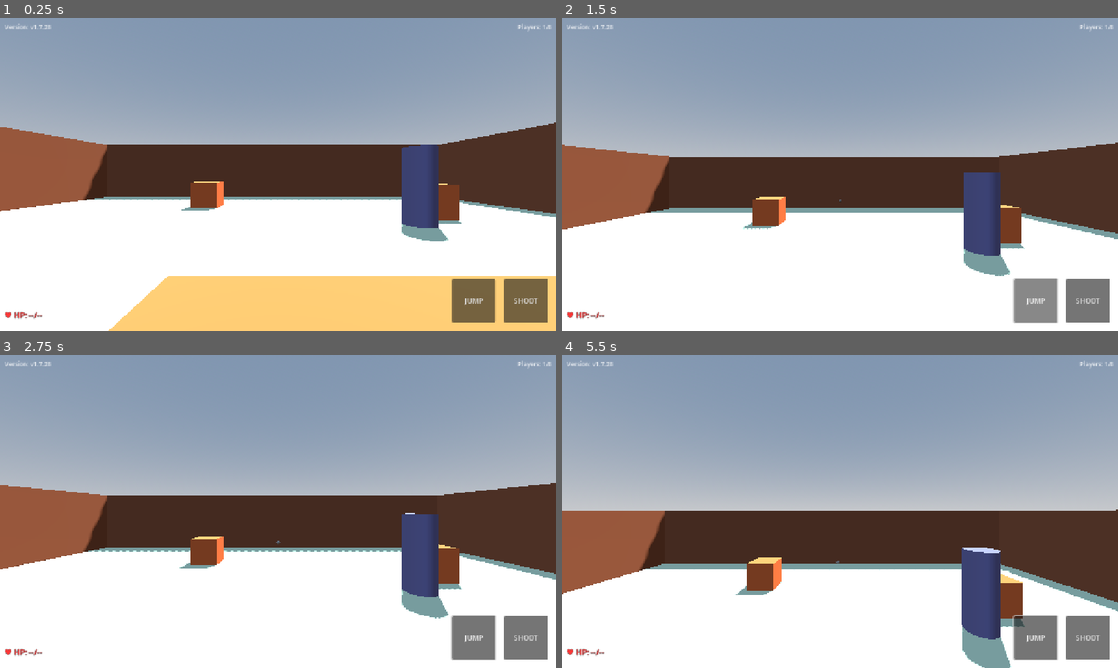
Above: before the commit, frames 1-4 (two rows, left to right).
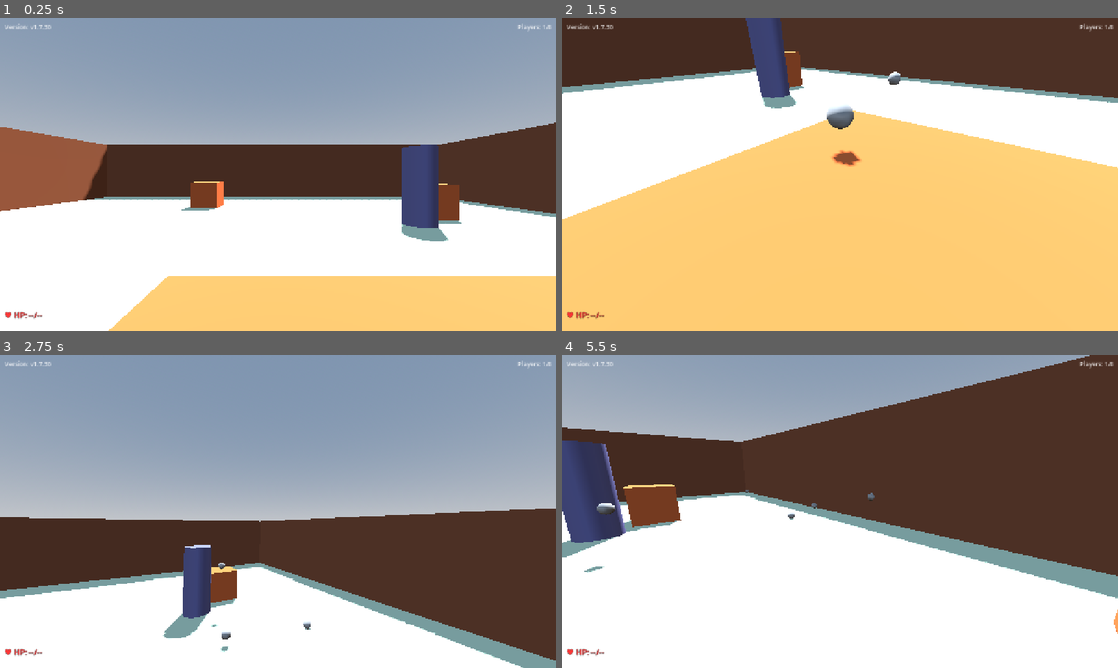
Above: after the commit, the same moments.

Repository: shikiuku/SimpleFPS
Game: Godot game, scene res://scenes/TestLevel.tscn
Same seed, same stepped clock (60 frames per second), same inputs: the game is played once before the commit and once after it. This scene is started directly instead of the project's main scene.
Inputs (mouse positions are in pixels of both pictures, inside the frame that each line leads up to):
- Up to frame 1 (0.25 s): no input
- Up to frame 2 (1.5 s): click (1090, 299) at 0.5 s, where only the run before the commit has a clickable "SHOOT"; click (1034, 299) at 1.25 s, where only the run before the commit has a clickable "JUMP"
- Up to frame 3 (2.75 s): move the mouse to (400, 495) at 2.02 s; hold D (move_right) from 2.03 s (still down); hold Shift (run) from 2.03 s (still down); tap Space (jump) at 2.27, 2.57 s; click (400, 495) at 2.3 s
- Up to frame 4 (5.5 s): release D (move_right) at 2.75 s; release Shift (run) at 2.75 s; drag from (728, 527) to (812, 574) at 2.77 s; move the mouse to (895, 442) at 3.52 s; hold D (move_right) 3.53-4.25 s; hold Space (jump) 3.53-4.25 s; click (895, 442) at 3.67 s; tap Shift (run) at 3.8 s; drag from (812, 574) to (673, 464) at 4.27 s; move the mouse to (1006, 558) at 5.02 s; press the mouse at (1006, 558) at 5.03 s; hold A (move_left) from 5.03 s (still down); tap Space (jump) at 5.27, 5.3 s

The runs differ from the first frame. In frame 1, 2.2% of the frame differs, in the area x 8-99%, y 2-98%; in frame 2, 99%, in the area x 0-100%, y 0-100%; in frame 3, 29%; in frame 4, 54%.

Commit message:
v1.7.30: プレイヤーごとの色分けと視点方向表示機能を追加
- 各プレイヤーに異なる色を自動割り当て（red, blue, green, yellow, magenta, cyan, orange, purple）
- 他プレイヤーの視点方向を黄色い線で視覚的に表示
- 視点の水平・垂直回転を同期
- リモートプレイヤーのみに色付きの視点方向ライン表示

🤖 Generated with [Claude Code](https://claude.ai/code)

Co-Authored-By: Claude <noreply@anthropic.com>

Diff:
--- a/project.godot
+++ b/project.godot
@@ -11,7 +11,7 @@
 [application]
 
 config/name="Simple FPS"
-config/version="1.7.28"
+config/version="1.7.30"
 config/tags=PackedStringArray("3d", "multiplayer", "fps")
 run/main_scene="res://scenes/MainMenu.tscn"
 config/features=PackedStringArray("4.4", "Forward Plus")
--- a/scenes/SimpleFPSPlayer.tscn
+++ b/scenes/SimpleFPSPlayer.tscn
@@ -13,6 +13,12 @@
 [sub_resource type="StandardMaterial3D" id="StandardMaterial3D_1"]
 albedo_color = Color(0.2, 0.6, 1, 1)
 
+[sub_resource type="BoxMesh" id="BoxMesh_ViewDirection"]
+size = Vector3(0.1, 0.1, 1.5)
+
+[sub_resource type="StandardMaterial3D" id="StandardMaterial3D_ViewDirection"]
+albedo_color = Color(1, 1, 0, 0.8)
+
 [node name="FPSPlayer" type="CharacterBody3D"]
 script = ExtResource("1_abc123")
 
@@ -27,3 +33,9 @@
 transform = Transform3D(1, 0, 0, 0, 1, 0, 0, 0, 1, 0, 0.7, 0)
 
 [node name="Camera3D" type="Camera3D" parent="CameraHolder"]
+
+[node name="ViewDirectionLine" type="MeshInstance3D" parent="."]
+transform = Transform3D(1, 0, 0, 0, 1, 0, 0, 0, 1, 0, 0.7, -0.75)
+visible = false
+mesh = SubResource("BoxMesh_ViewDirection")
+surface_material_override/0 = SubResource("StandardMaterial3D_ViewDirection")
--- a/scripts/GameUI.gd
+++ b/scripts/GameUI.gd
@@ -5,7 +5,7 @@
 @onready var health_label = $HealthLabel
 
 # ゲームのバージョン
-const VERSION = "v1.7.28"
+const VERSION = "v1.7.30"
 
 func _ready():
 	# バージョンを表示
--- a/scripts/SimpleFPSController.gd
+++ b/scripts/SimpleFPSController.gd
@@ -3,15 +3,17 @@
 @export var walk_speed = 5.0
 @export var run_speed = 8.0
 @export var jump_velocity = 8.0
-# @export var mouse_sensitivity = 0.002  # 視点操作機能削除
+@export var mouse_sensitivity = 0.002  # PC用マウス感度
 
 # 同期用プロパティ（RPC同期で使用）
 @export var sync_position := Vector3.ZERO
 @export var sync_rotation_y := 0.0
+@export var sync_rotation_x := 0.0
 
 @onready var camera = $CameraHolder/Camera3D
 @onready var camera_holder = $CameraHolder
 @onready var mesh_instance = $MeshInstance3D
+@onready var view_direction_line = $ViewDirectionLine
 
 # 視点回転を絶対値で管理
 var current_y_rotation = 0.0  # 水平回転
@@ -41,6 +43,7 @@
 	# 初期位置を設定（重要！）
 	sync_position = global_position
 	sync_rotation_y = rotation.y
+	sync_rotation_x = camera.rotation.x
 
 	# 視点回転の初期値を設定
 	current_y_rotation = rotation.y
@@ -62,7 +65,10 @@
 		setup_mobile_ui()
 		setup_game_ui()
 
-		# スマホ版専用のため、マウスモード設定は不要
+		# PC環境ではマウスキャプチャーを設定
+		if not _is_mobile_platform():
+			Input.set_mouse_mode(Input.MOUSE_MODE_CAPTURED)
+			print("PC mode: Mouse captured for camera control")
 
 		camera.current = true
 		mesh_instance.visible = false
@@ -70,34 +76,87 @@
 	else:
 		# 他のプレイヤー（リモート）
 		camera.current = false
-		# 赤色マテリアル適用
+		mesh_instance.visible = true
+
+		# 視点方向ラインを表示（他プレイヤーのみ）
+		if view_direction_line:
+			view_direction_line.visible = true
+
+		# プレイヤーIDに基づいて色を決定
+		var player_color = get_player_color(name.to_int())
 		var new_material = StandardMaterial3D.new()
-		new_material.albedo_color = Color.RED
+		new_material.albedo_color = player_color
 		mesh_instance.set_surface_override_material(0, new_material)
-		print("Remote player initialized: ", name, " (RED - VISIBLE)")
-
-# _is_mobile()関数は削除済み - 常にモバイルUIを表示
+
+		# 視点方向ラインも同じ色にする
+		if view_direction_line:
+			var line_material = StandardMaterial3D.new()
+			line_material.albedo_color = player_color
+			line_material.emission = player_color * 0.3  # 少し光らせる
+			view_direction_line.set_surface_override_material(0, line_material)
+
+		print("Remote player initialized: ", name, " (", get_color_name(player_color), " - VISIBLE)")
+
+# プレイヤー色管理
+func get_player_color(player_id: int) -> Color:
+	# プレイヤーID（ピアID）に基づいて色を決定
+	var colors = [
+		Color.RED,      # 赤
+		Color.BLUE,     # 青
+		Color.GREEN,    # 緑
+		Color.YELLOW,   # 黄
+		Color.MAGENTA,  # マゼンタ
+		Color.CYAN,     # シアン
+		Color.ORANGE,   # オレンジ
+		Color.PURPLE    # 紫
+	]
+
+	# プレイヤーIDを色配列のインデックスにマッピング
+	var color_index = player_id % colors.size()
+	return colors[color_index]
+
+func get_color_name(color: Color) -> String:
+	# 色に対応する名前を返す
+	if color == Color.RED:
+		return "RED"
+	elif color == Color.BLUE:
+		return "BLUE"
+	elif color == Color.GREEN:
+		return "GREEN"
+	elif color == Color.YELLOW:
+		return "YELLOW"
+	elif color == Color.MAGENTA:
+		return "MAGENTA"
+	elif color == Color.CYAN:
+		return "CYAN"
+	elif color == Color.ORANGE:
+		return "ORANGE"
+	elif color == Color.PURPLE:
+		return "PURPLE"
+	else:
+		return "UNKNOWN"
+
+# PC/モバイル両対応 - 環境に応じてUIと操作を切り替え
 
 func setup_mobile_ui():
-	print("Setting up mobile UI (always enabled)...")
-
-	# シンプルモバイルUI を読み込み（ボタンなし版）
-	var mobile_ui_scene = preload("res://scenes/SimpleMobileUI.tscn")
-	mobile_ui = mobile_ui_scene.instantiate()
-	get_tree().current_scene.add_child(mobile_ui)
-
-	# シグナルを接続（シンプルUI版 - ジョイスティック、視点、ボタン）
-	mobile_ui.move_input.connect(_on_mobile_move_input)
-	mobile_ui.view_input.connect(_on_mobile_view_input)
-	mobile_ui.shoot_pressed.connect(_on_mobile_shoot)
-	mobile_ui.jump_pressed.connect(_on_mobile_jump)
-
-	print("Simple Mobile UI setup complete!")
-	print("Simple Mobile UI signals connected:")
-	print("  - move_input: ", mobile_ui.move_input.is_connected(_on_mobile_move_input))
-	print("  - view_input: ", mobile_ui.view_input.is_connected(_on_mobile_view_input))
-	print("  - shoot_pressed: ", mobile_ui.shoot_pressed.is_connected(_on_mobile_shoot))
-	print("  - jump_pressed: ", mobile_ui.jump_pressed.is_connected(_on_mobile_jump))
+	# モバイル環境またはWebの場合のみモバイルUIを表示
+	if _is_touch_device():
+		print("Setting up mobile UI...")
+
+		# シンプルモバイルUI を読み込み
+		var mobile_ui_scene = preload("res://scenes/SimpleMobileUI.tscn")
+		mobile_ui = mobile_ui_scene.instantiate()
+		get_tree().current_scene.add_child(mobile_ui)
+
+		# シグナルを接続（シンプルUI版 - ジョイスティック、視点、ボタン）
+		mobile_ui.move_input.connect(_on_mobile_move_input)
+		mobile_ui.view_input.connect(_on_mobile_view_input)
+		mobile_ui.shoot_pressed.connect(_on_mobile_shoot)
+		mobile_ui.jump_pressed.connect(_on_mobile_jump)
+
+		print("Mobile UI setup complete!")
+	else:
+		print("PC environment detected - Mobile UI disabled")
 
 func setup_game_ui():
 	# GameUIを読み込み（全プレイヤーで共有、1回だけ作成）
@@ -165,9 +224,30 @@
 	if not is_multiplayer_authority():
 		return
 
-	# PC用の射撃操作を削除 - モバイルボタンのみ使用
-	# if event.is_action_pressed("shootAction"):
-	# 	shoot()
+	# PC環境でのマウス視点操作
+	if event is InputEventMouseMotion and not _is_mobile_platform():
+		if Input.get_mouse_mode() == Input.MOUSE_MODE_CAPTURED:
+			# 絶対値で回転を管理
+			current_y_rotation -= event.relative.x * mouse_sensitivity
+			current_x_rotation -= event.relative.y * mouse_sensitivity
+
+			# 垂直回転は-90度から90度に制限
+			current_x_rotation = clamp(current_x_rotation, deg_to_rad(-90), deg_to_rad(90))
+
+			# 実際の回転を適用
+			rotation.y = current_y_rotation
+			camera.rotation.x = current_x_rotation
+
+	# PC用の射撃操作
+	if event.is_action_pressed("shootAction") and not _is_mobile_platform():
+		shoot()
+
+	# ESCキーでマウスモード切り替え（PC環境のみ）
+	if event.is_action_pressed("ui_cancel") and not _is_mobile_platform():
+		if Input.get_mouse_mode() == Input.MOUSE_MODE_CAPTURED:
+			Input.set_mouse_mode(Input.MOUSE_MODE_VISIBLE)
+		else:
+			Input.set_mouse_mode(Input.MOUSE_MODE_CAPTURED)
 
 	# タッチイベントはMobileUIに任せる（処理済みにはしない）
 	if event is InputEventScreenTouch or event is InputEventScreenDrag:
@@ -182,7 +262,14 @@
 	if event is InputEventScreenTouch:
 		return
 
-# タッチデバイスかどうかを判定
+# モバイルプラットフォームかどうかを判定
+func _is_mobile_platform() -> bool:
+	# モバイルプラットフォームの場合
+	if OS.has_feature("mobile"):
+		return true
+	return false
+
+# タッチデバイスかどうかを判定（Web含む）
 func _is_touch_device() -> bool:
 	# Webブラウザの場合はタッチデバイスと見なす
 	if OS.has_feature("web"):
@@ -204,6 +291,7 @@
 		# 同期用変数を更新（毎フレーム）
 		sync_position = global_position
 		sync_rotation_y = rotation.y
+		sync_rotation_x = current_x_rotation
 
 		# RPC経由で位置を送信（より確実な方法）
 		var current_peers = multiplayer.get_peers()
@@ -212,7 +300,7 @@
 			for peer_id in current_peers:
 				var peer_node = get_parent().get_node_or_null(str(peer_id))
 				if peer_node != null and peer_node.is_inside_tree():
-					update_remote_position.rpc_id(peer_id, sync_position, sync_rotation_y)
+					update_remote_position.rpc_id(peer_id, sync_position, sync_rotation_y, sync_rotation_x)
 				else:
 					# ピアが見つからない場合のデバッグ情報（頻度を下げる）
 					if Engine.get_process_frames() % 300 == 0:  # 5秒に1回
@@ -226,6 +314,12 @@
 		global_position = global_position.lerp(sync_position, 0.1)
 		rotation.y = lerp_angle(rotation.y, sync_rotation_y, 0.1)
 
+		# 視点方向ラインの向きを更新
+		if view_direction_line and view_direction_line.visible:
+			# 水平回転はプレイヤー全体と一緒に回転
+			# 垂直回転は視点方向ラインだけに適用
+			view_direction_line.rotation.x = sync_rotation_x
+
 		# デバッグ: 同期データを受信していることを確認（頻度を下げる）
 		if Engine.get_process_frames() % 300 == 0:  # 5秒に1回
 			print("受信中 - Player: ", name, " 受信Pos: ", sync_position, " 現在Pos: ", global_position)
@@ -235,21 +329,35 @@
 	if not is_on_floor():
 		velocity.y += get_gravity().y * delta
 
-	# ジャンプ（モバイルのみ）
-	var should_jump = mobile_jump_requested and is_on_floor()
+	# ジャンプ処理（PC: スペース / モバイル: ボタン）
+	var should_jump = false
+	if not _is_mobile_platform():
+		# PC環境：スペースキー
+		should_jump = Input.is_action_pressed("jump") and is_on_floor()
+	else:
+		# モバイル環境：ボタン
+		should_jump = mobile_jump_requested and is_on_floor()
+
 	if should_jump:
 		velocity.y = jump_velocity
-		mobile_jump_requested = false  # リセット
-
-	# 移動入力を取得（モバイルのみ）
+		mobile_jump_requested = false  # モバイル用リセット
+
+	# 移動入力を取得
 	var input_dir = Vector2.ZERO
 
-	# モバイル入力のみ使用
-	if mobile_movement != Vector2.ZERO:
-		input_dir = mobile_movement
-
-	# 移動速度を決定（常に歩行速度）
+	if not _is_mobile_platform():
+		# PC環境：WASD入力
+		input_dir.x = Input.get_action_strength("move_right") - Input.get_action_strength("move_left")
+		input_dir.y = Input.get_action_strength("move_backward") - Input.get_action_strength("move_forward")
+	else:
+		# モバイル環境：ジョイスティック入力
+		if mobile_movement != Vector2.ZERO:
+			input_dir = mobile_movement
+
+	# 移動速度を決定
 	var current_speed = walk_speed
+	if not _is_mobile_platform() and Input.is_action_pressed("run"):
+		current_speed = run_speed
 
 	# プレイヤーの向きに基づいて移動方向を計算
 	var direction = Vector3.ZERO
@@ -300,13 +408,14 @@
 
 # RPC関数：位置同期を受信
 @rpc("any_peer", "unreliable")
-func update_remote_position(new_position: Vector3, new_rotation: float):
+func update_remote_position(new_position: Vector3, new_rotation_y: float, new_rotation_x: float = 0.0):
 	# 権限チェック：自分の位置は更新しない
 	if not is_multiplayer_authority():
 		# ノードがシーンツリーに正しく存在することを確認
 		if is_inside_tree():
 			sync_position = new_position
-			sync_rotation_y = new_rotation
+			sync_rotation_y = new_rotation_y
+			sync_rotation_x = new_rotation_x
 		else:
 			print("ERROR: Received RPC for node not in tree: ", name)
 
Not shown, changed: web-build/index.html
Not shown, changed: web-build/index.pck
